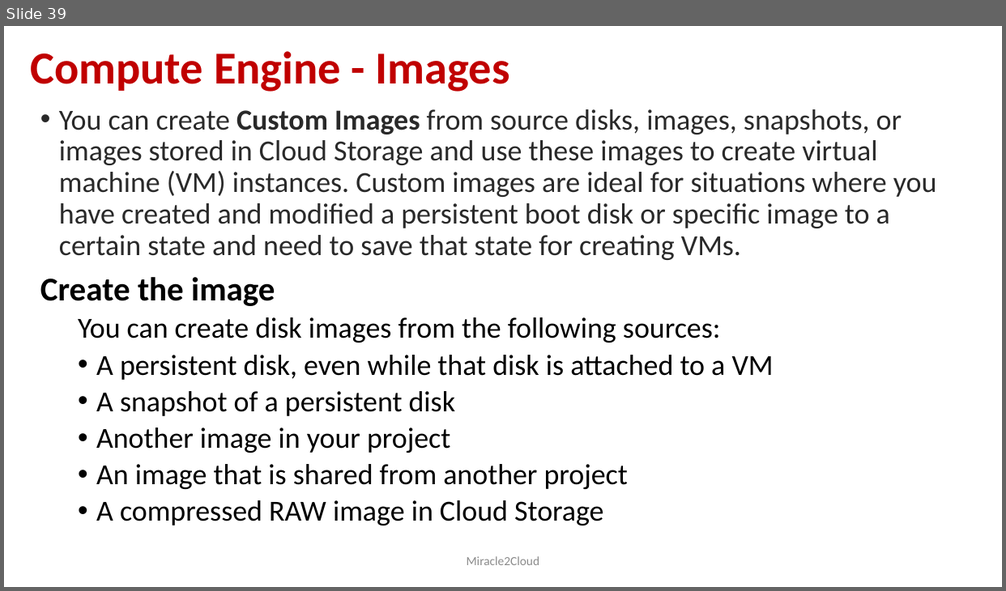
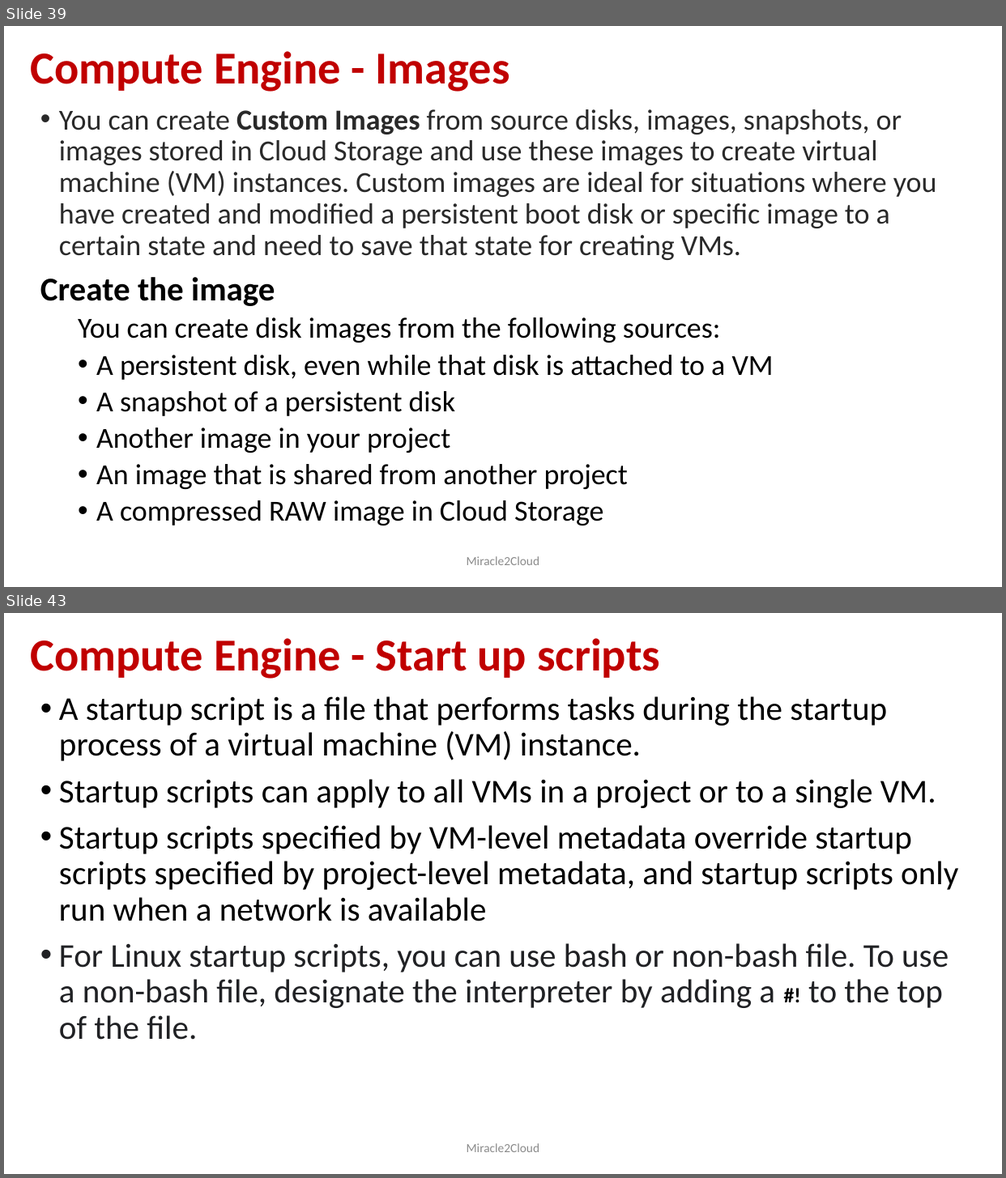
Before and after one commit to miracle2cloud/gcp, a slide deck: Google Cloud Platform.pptx. Shown one above the other, each under a label of ours: slide 39 before the commit, slides 39 and 43 after it; the slides between them are not shown. The pictures are 1006x591 and 1006x1178 pixels, drawn with LibreOffice and Linux fonts; fonts in the diff are those of the drawing. Boxes give left, top, right and bottom in pixels: in the first picture for what was removed or moved away, otherwise in the second. Text is boxed around its words. In the diff, an @@ line names an element or a change of style, - is before the commit and + after.

```diff
--- a/Google Cloud Platform.pptx
+++ b/Google Cloud Platform.pptx
@@ slide 43 added at box(4, 613, 1002, 1174), background #FFFFFF @@
@@ title added at box(30, 638, 660, 679), 44 pt, text #C00000, bold @@
+Compute Engine - Start up scripts
@@ text added at box(59, 696, 958, 1040), 32 pt, text #000000 @@
+• A startup script is a file that performs tasks during the startup process of a virtual machine (VM) instance.
+• Startup scripts can apply to all VMs in a project or to a single VM.
+• Startup scripts specified by VM-level metadata override startup scripts specified by project-level metadata, and startup scripts only run when a network is available
+• For Linux startup scripts, you can use bash or non-bash file. To use a non-bash file, designate the interpreter by adding a #! to the top of the file.
@@ text added at box(467, 1144, 539, 1152), 12 pt, text #8C8C8C @@
+Miracle2Cloud
```
Also in this commit, not shown: 1 slide changed, 11 other slides added.
